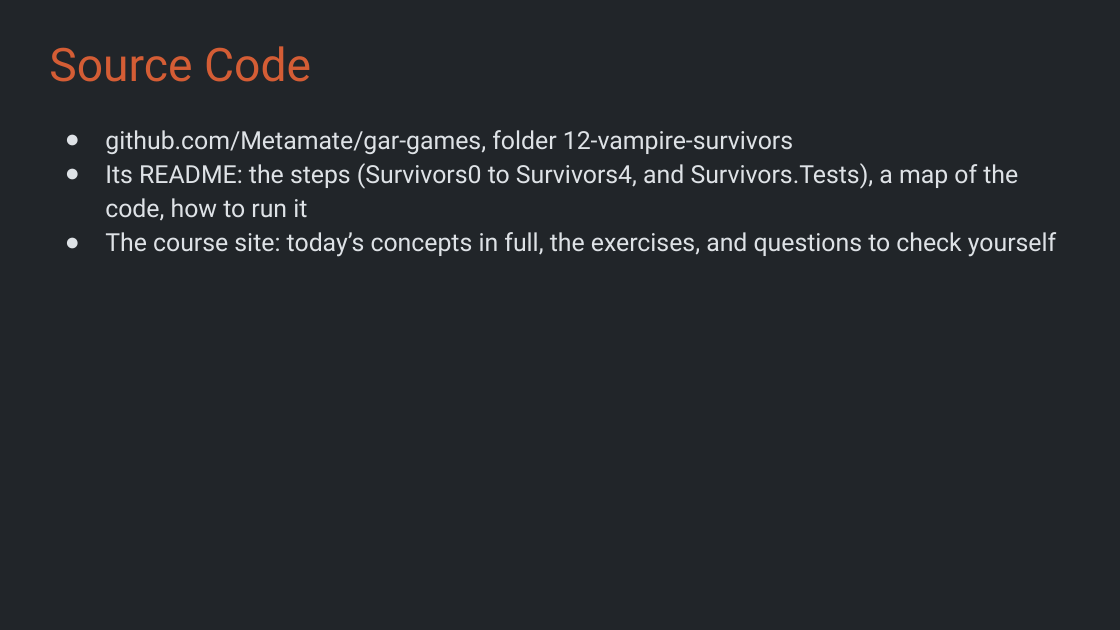
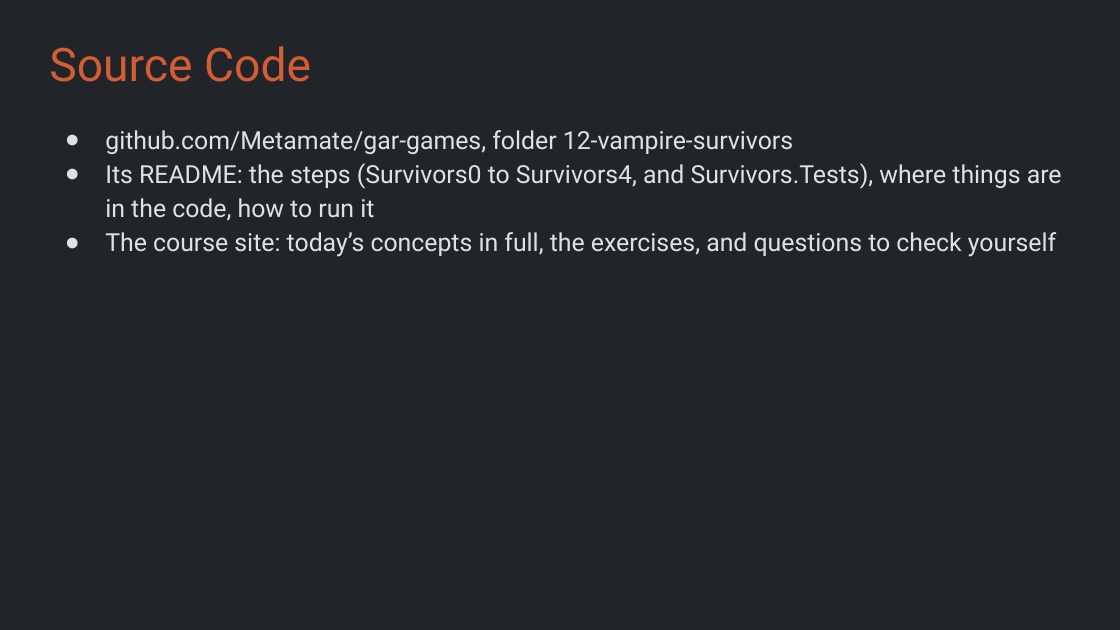
Before and after one commit to Metamate/gar, a slide deck: slide 4 of slides/12 Vampire Survivors.pptx. Drawn at 1120x630 pixels with LibreOffice and Linux fonts; fonts in the diff are those of the drawing. Boxes give left, top, right and bottom in pixels: in the first picture for what was removed or moved away, otherwise in the second. Text is boxed around its words. In the diff, an @@ line names an element or a change of style, - is before the commit and + after.

```diff
--- a/slides/12 Vampire Survivors.pptx
+++ b/slides/12 Vampire Survivors.pptx
@@ text at [105,163,1062,220]: text changed @@
-● Its README: the steps (Survivors0 to Survivors4, and Survivors.Tests), a map of the code, how to run it
+● Its README: the steps (Survivors0 to Survivors4, and Survivors.Tests), where things are in the code, how to run it
```
Also in this commit, not shown: 2 other slides changed, 11 other files.
